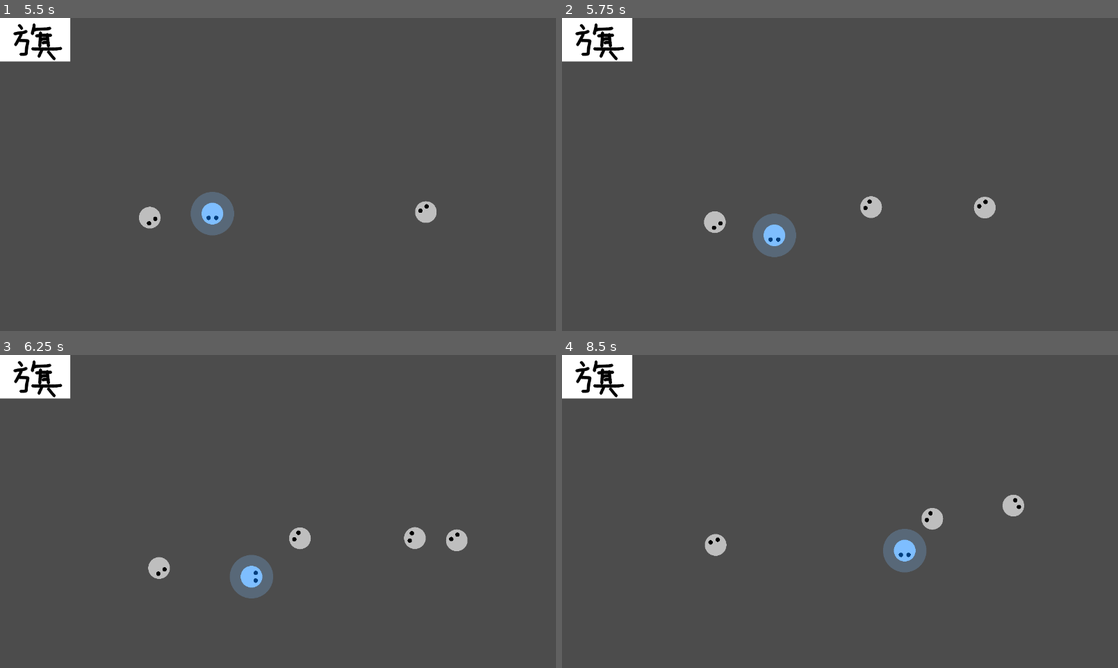
Above: before the commit, frames 1-4 (two rows, left to right).
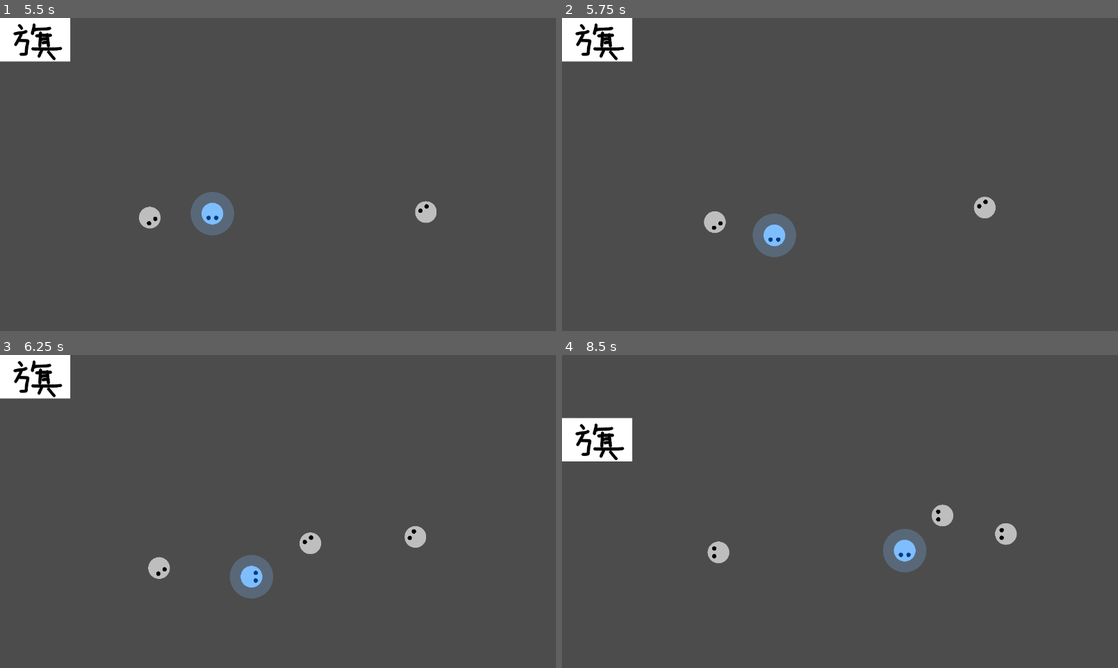
Above: after the commit, the same moments.

Repository: saimukzi/NfaoPoSim
Game: Godot game, scene res://DemoStage/DemoStage.tscn
Two runs of this game, one before a commit and one after it. Both use one fixed random seed, a clock stepped at 60 frames per second and the inputs below. Sound files missing from this copy of the repository are replaced by a short silence.
Inputs:
- Up to frame 1 (5.5 s): tap Enter at 0.5 s; hold Right (game_right) 0.53-1.28 s; hold Z (game_eat) 0.53-1.28 s; hold Down (game_down) 1.28-2.03 s; tap Z (game_eat) at 1.35, 2.85, 4.35 s; hold Right (game_right) 2.03-2.78 s; hold Z (game_eat) 2.03-2.78 s; hold Up (game_up) 2.78-3.53 s; hold Z (game_eat) 3.53-4.28 s; hold Left (game_left) 3.53-5.03 s; hold Down (game_down) from 5.03 s (still down); hold Z (game_eat) from 5.03 s (still down)
- Up to frame 2 (5.75 s): keep holding Down (game_down); keep holding Z (game_eat)
- Up to frame 3 (6.25 s): release Down (game_down) at 5.78 s; release Z (game_eat) at 5.78 s; hold Right (game_right) from 5.78 s (still down); tap Z (game_eat) at 5.85 s
- Up to frame 4 (8.5 s): release Right (game_right) at 6.53 s; hold Up (game_up) 6.53-7.28 s; hold Z (game_eat) 6.53-7.28 s; hold Right (game_right) 7.28-8.03 s; tap Z (game_eat) at 7.35 s; hold Down (game_down) from 8.03 s (still down); hold Z (game_eat) from 8.03 s (still down)

Frame 1 is identical in both runs. In frame 2, 0.2% of the frame differs, in the area x 53-58%, y 56-64%; in frame 3, 0.6%; in frame 4, 4.4%, in the area x 0-84%, y 0-67%.

Commit message:
gen mob only on flag idle

Diff:
--- a/DemoStage/DemoMobSpawner.gd
+++ b/DemoStage/DemoMobSpawner.gd
@@ -13,7 +13,7 @@
 onready var rand = $"/root/Runtime".rand
 
 func _physics_process(delta):
-	if rand.randf() < delta / SPAWN_PER_SEC:
+	if (not anthem_system_node.is_flag_busy()) and (rand.randf() < delta / SPAWN_PER_SEC):
 		spawn_mod()
 
 func spawn_mod():
--- a/GameBase/AnthemSystem.gd
+++ b/GameBase/AnthemSystem.gd
@@ -13,10 +13,12 @@
 
 onready var rand = $"/root/Runtime".rand
 onready var timer = $Timer
+var flag_busy = false
 
 signal anthem_end()
 
 func _ready():
+	self.connect("flag_start",self,"_on_flag_start")
 	self.connect("flag_done",self,"_on_flag_done")
 	if auto_play:
 		schedule_next_flag()
@@ -34,6 +36,13 @@
 	var flag_node = flag_node_ary[rand.randi_range(0,flag_node_ary.size()-1)]
 	flag_node.play()
 
+func _on_flag_start(_flag_node):
+	flag_busy = true
+
 func _on_flag_done(flag_node):
+	flag_busy = false
 	if auto_play:
 		schedule_next_flag()
+
+func is_flag_busy():
+	return flag_busy
